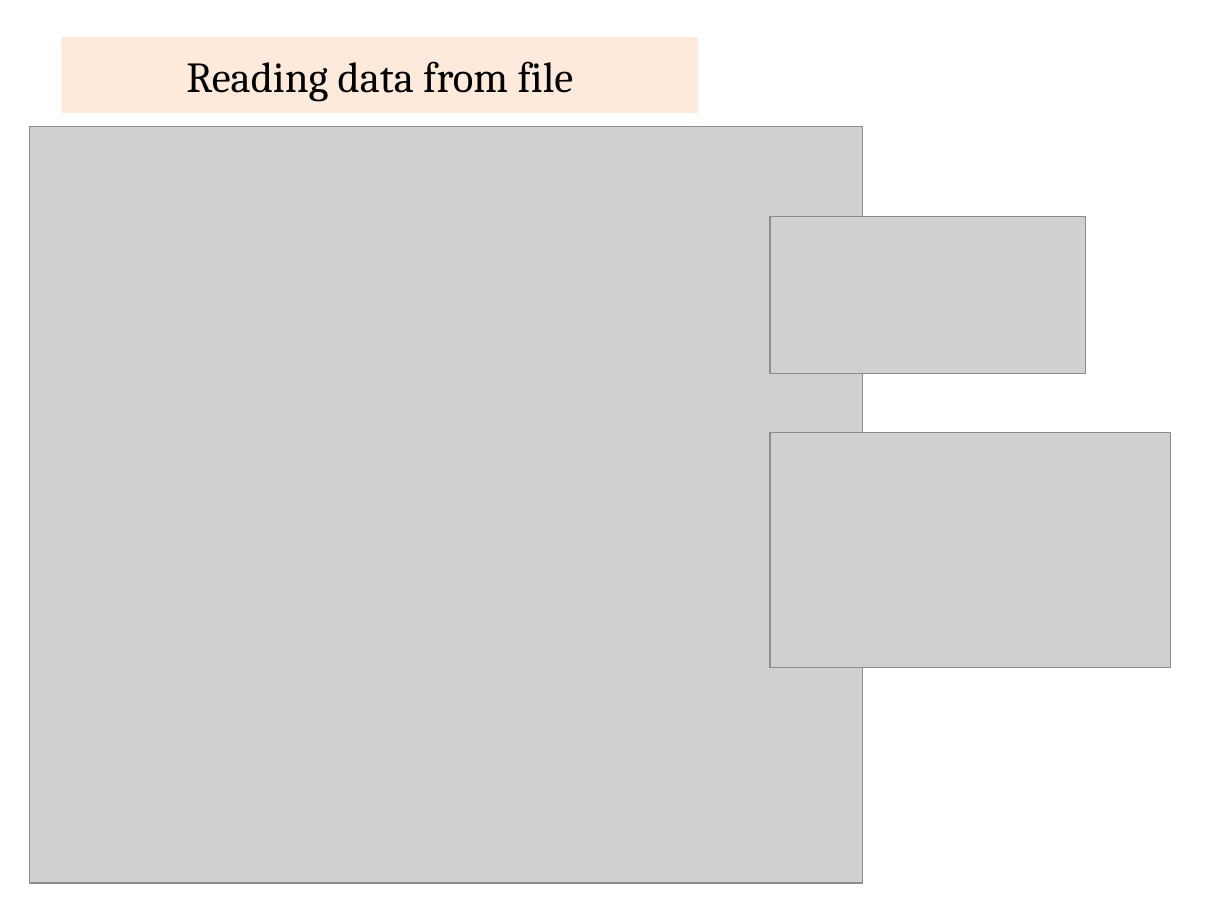
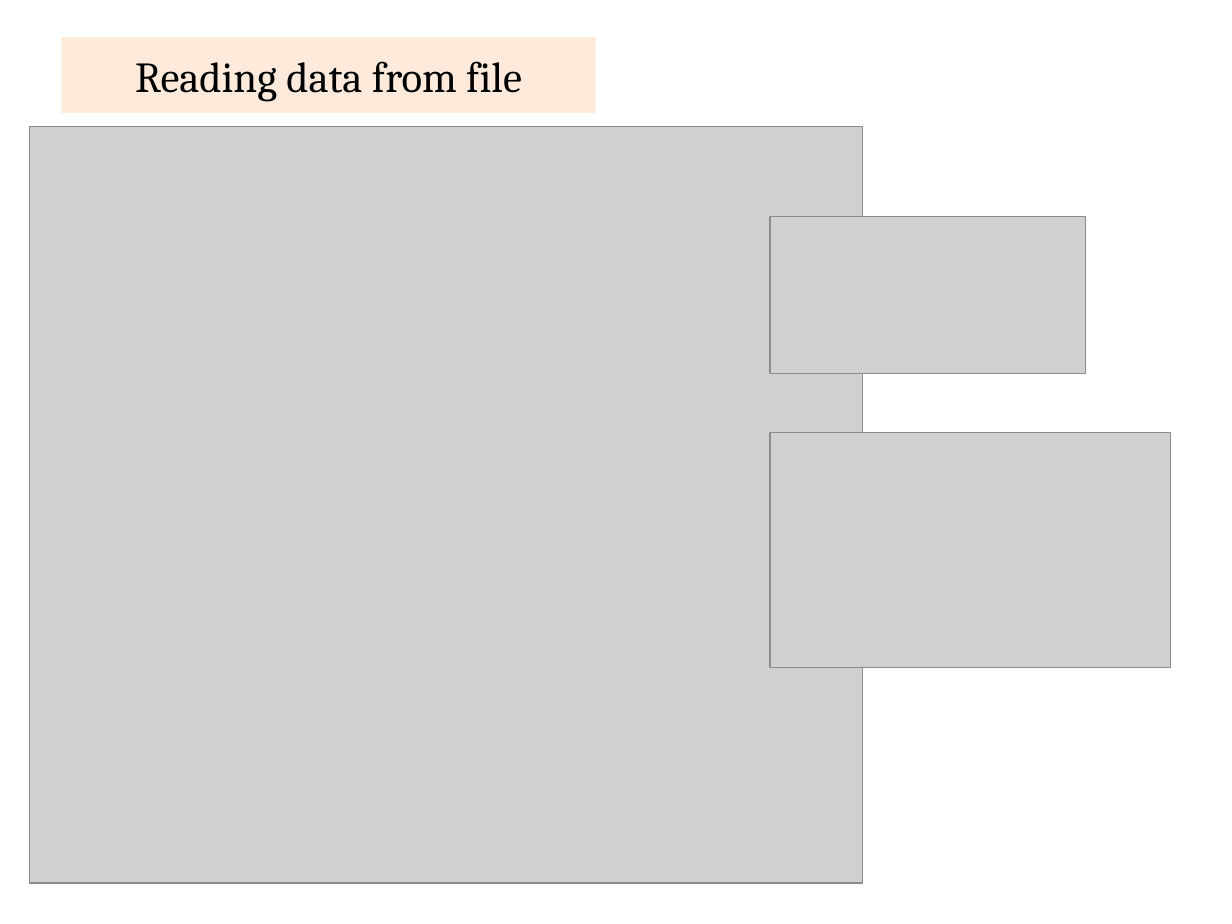
Before and after one commit to rajasekaran36/CS8392-OOPS, a slide deck: slide 23 of Slides/Unit 3/CS8392-U3-Input-and-Output.pptx (slide 22 before the commit). Drawn at 1232x924 pixels with LibreOffice and Linux fonts; fonts in the diff are those of the drawing; grey boxes stand for pictures. Boxes give left, top, right and bottom in pixels: in the first picture for what was removed or moved away, otherwise in the second. Text is boxed around its words. In the diff, an @@ line names an element or a change of style, - is before the commit and + after.

```diff
--- a/Slides/Unit 3/CS8392-U3-Input-and-Output.pptx
+++ b/Slides/Unit 3/CS8392-U3-Input-and-Output.pptx
@@ title "Reading data from file": place and size @@
-title "Reading data from file" at box(62, 37, 699, 113)
+title "Reading data from file" at box(62, 37, 595, 113)
```
Also in this commit, not shown: 2 other slides changed, 2 slides added, 1 slide removed.
